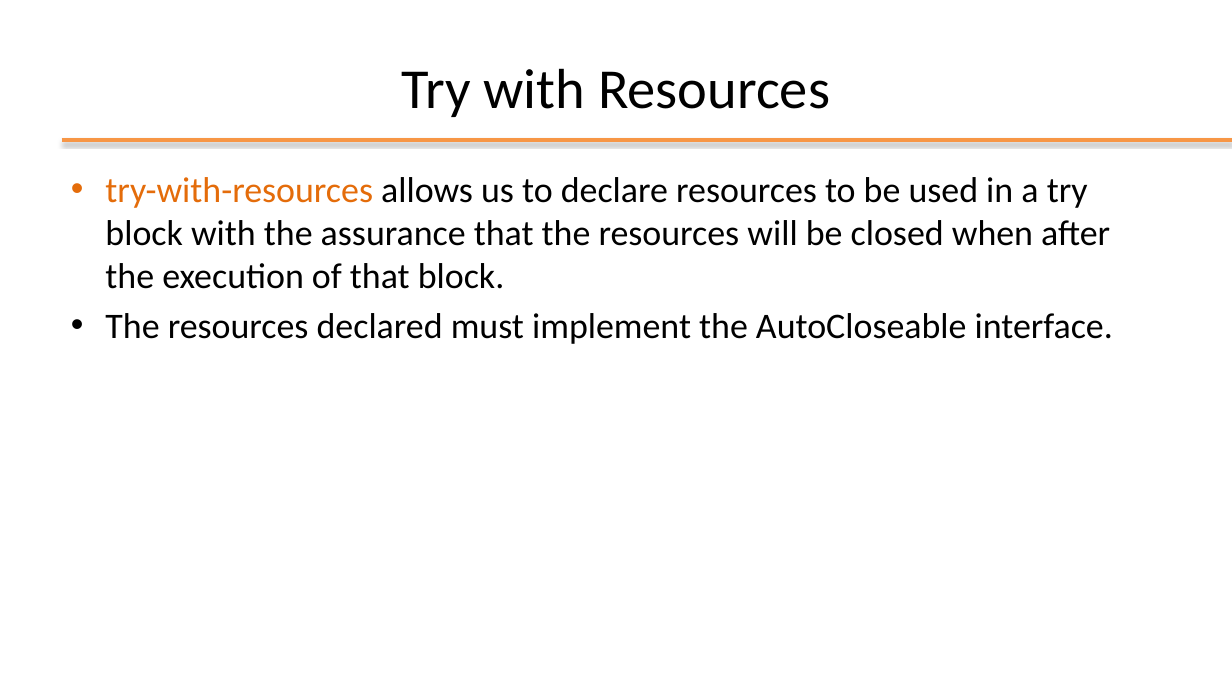
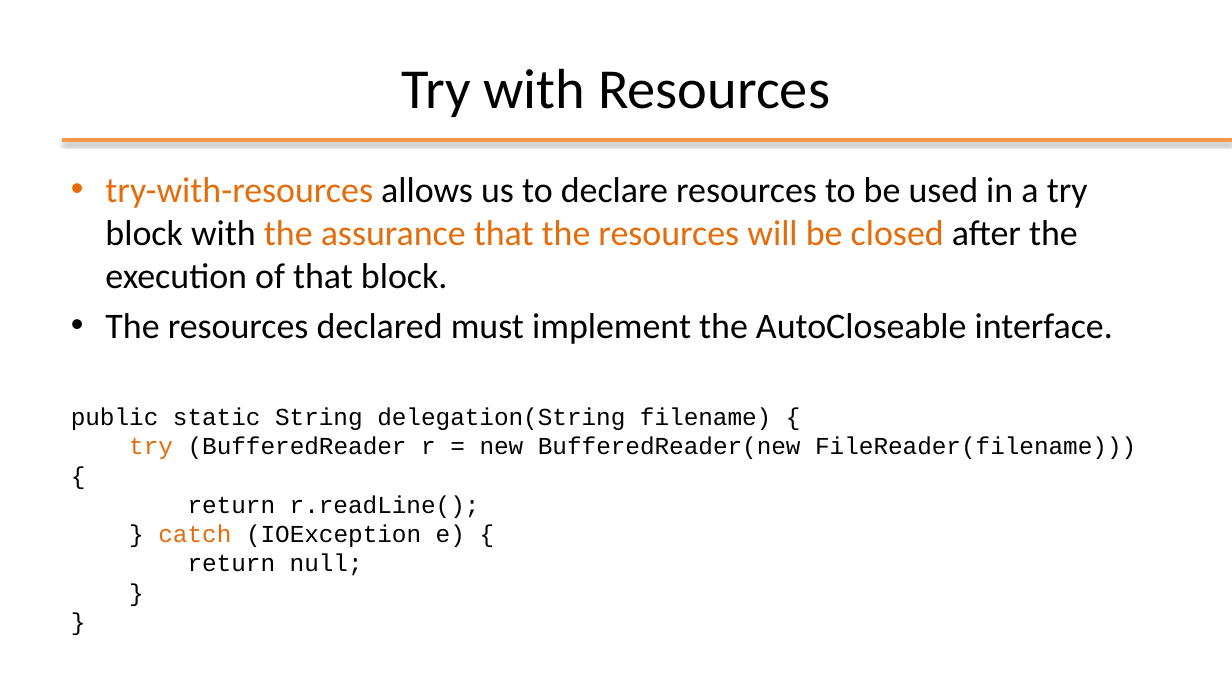
Before and after one commit to plctechnician/ooprogramming, a slide deck: slide 23 of java/slides/ppt/07 - Java Exceptions.pptx (slide 29 before the commit). Drawn at 1232x693 pixels with LibreOffice and Linux fonts; fonts in the diff are those of the drawing; background and template pictures are left out. Boxes give left, top, right and bottom in pixels: in the first picture for what was removed or moved away, otherwise in the second. Text is boxed around its words. In the diff, an @@ line names an element or a change of style, - is before the commit and + after.

```diff
--- a/java/slides/ppt/07 - Java Exceptions.pptx
+++ b/java/slides/ppt/07 - Java Exceptions.pptx
@@ text at (105, 177, 1088, 289): text changed @@
-• try-with-resources allows us to declare resources to be used in a try block with the assurance that the resources will be closed when after the execution of that block.
+• try-with-resources allows us to declare resources to be used in a try block with the assurance that the resources will be closed after the execution of that block.
@@ text at (71, 407, 1136, 576): paragraph added @@
+public static String delegation(String filename) {
+try (BufferedReader r = new BufferedReader(new FileReader(filename))) {
+return r.readLine();
+} catch (IOException e) {
+return null;
+}
+}
```
Also in this commit, not shown: 18 other slides changed, 6 slides removed, 14 other files.
